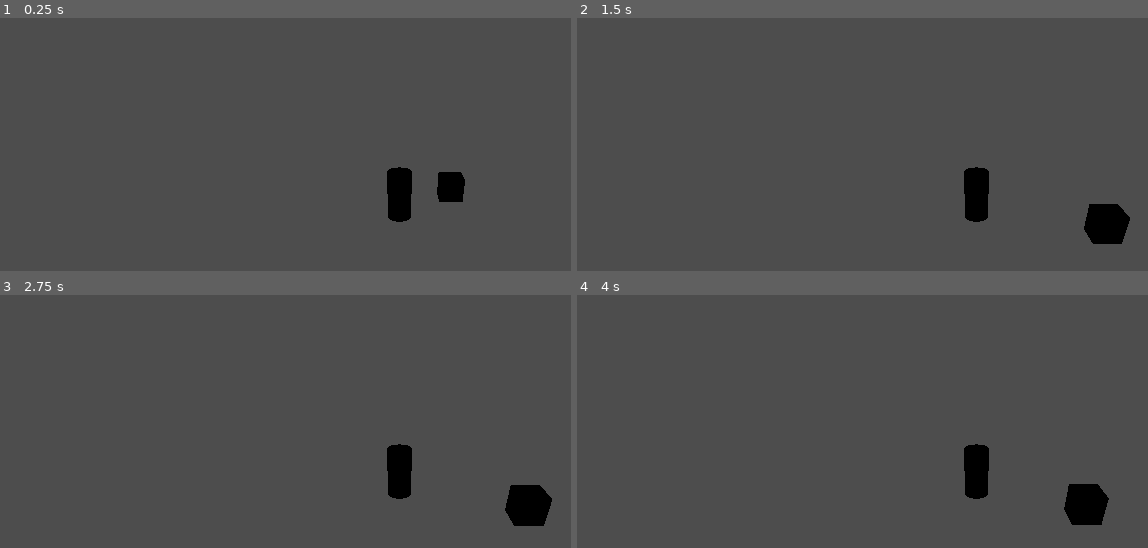
Above: before the commit, frames 1-4 (two rows, left to right).
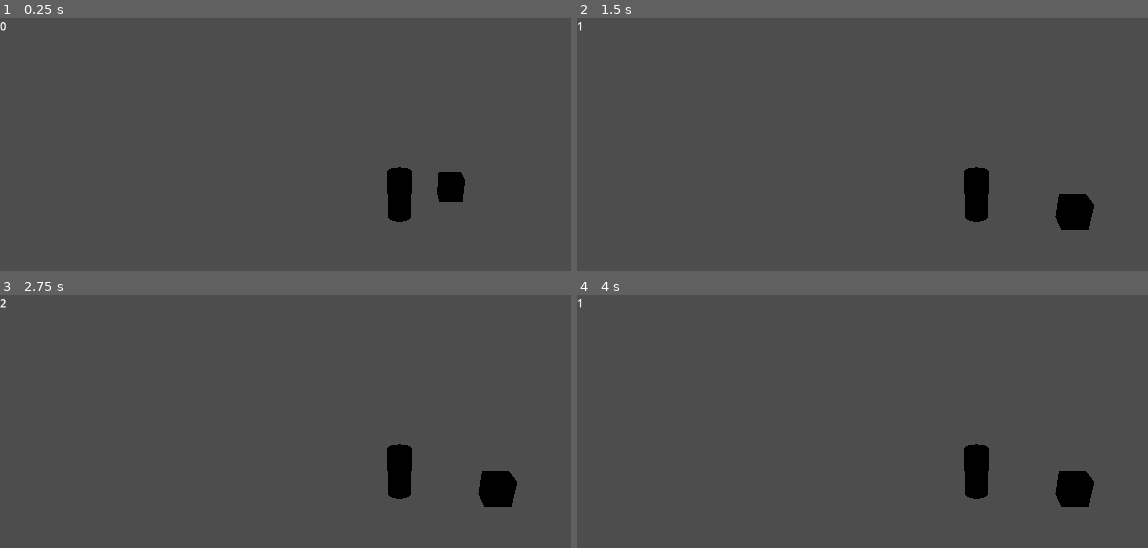
Above: after the commit, the same moments.

Repository: abody2k/of-domes-and-bugs
Game: Godot game, scene res://scenes/main.tscn
The game is run twice, just before and just after one commit, with the same random seed, the same clock (stepped at 60 frames per second) and the same inputs.
Inputs:
- Up to frame 1 (0.25 s): no input
- Up to frame 2 (1.5 s): tap Enter at 0.5 s; hold Space (action) 0.53-1.28 s; tap Space (action) at 1.35 s
- Up to frame 3 (2.75 s): tap Space (action) at 2 s; hold Space (action) from 2.03 s (still down)
- Up to frame 4 (4 s): tap Enter at 2.75 s; release Space (action) at 2.78 s; tap Space (action) at 2.85, 3.5 s; hold Space (action) from 3.53 s (still down)

The runs differ from the first frame. In frame 1, less than 0.1% of the frame differs, in the area x 0-2%, y 1-6%; in frame 2, 1.7%; in frame 3, 1.8%, in the area x 0-97%, y 1-92%; in frame 4, 1.1%.

Commit message:
connected the no. of clicks to the variable, made this variable rests every 3 clicks

Diff:
--- a/scenes/player.tscn
+++ b/scenes/player.tscn
@@ -90,6 +90,23 @@
 grow_vertical = 2
 text = "Exit the game (2 clicks)"
 
+[node name="Control" type="Control" parent="."]
+layout_mode = 3
+anchors_preset = 15
+anchor_right = 1.0
+anchor_bottom = 1.0
+grow_horizontal = 2
+grow_vertical = 2
+
+[node name="clicks" type="RichTextLabel" parent="Control"]
+layout_mode = 1
+anchors_preset = -1
+anchor_right = 0.035
+anchor_bottom = 0.062
+offset_right = -0.32
+offset_bottom = -0.176003
+text = "0"
+
 [connection signal="animation_finished" from="AnimationPlayer" to="." method="_on_animation_player_animation_finished"]
 [connection signal="body_shape_entered" from="hand" to="." method="_on_hand_body_shape_entered"]
 [connection signal="button_down" from="CanvasLayer/Control/playagain" to="." method="_on_playagain_button_down"]
--- a/scripts/player.gd
+++ b/scripts/player.gd
@@ -44,7 +44,7 @@
 			#play the animation and all
 			#reset the number of clicks
 			#resume the process again
-		else:
+		elif Time.get_ticks_msec() - start_clicking_time >= 200:
 			if ui_mode_en:
 				return
 
@@ -55,25 +55,25 @@
 			print("moving in a circle")
 			#start moving in a circle
 			pass
-		pass
-
-
-
 
 
 
 	if Input.is_action_just_released("action"):
 		var time_diff = Time.get_ticks_msec()-last_click
+		print(time_diff)
 		if time_diff <= 200 :
-			if number_of_clicks > 2:
+			if number_of_clicks >= 2:
 				number_of_clicks = 0
+				$Control/clicks.text = "0"
 			else:
 				number_of_clicks+=1
+				$Control/clicks.text = str(number_of_clicks)
 
 			pass
 			#it is an additional click
 		else:
 			number_of_clicks = 0
+			$Control/clicks.text = "0"
 		pass
 
 
@@ -128,6 +128,10 @@
 		#reduce hp
 		#stop the animation of this player
 		$AnimationPlayer.play("idle")
+		playerMode = PLAYER_MODES.IDLE
+		is_handling_input= true
+		number_of_clicks=0
+		$Control/clicks.text = "0"
 		pass
 	pass # Replace with function body.
 
@@ -139,6 +143,7 @@
 			playerMode = PLAYER_MODES.IDLE
 			is_handling_input= true
 			number_of_clicks=0
+			$Control/clicks.text = "0"
 		"death":
 			ui_mode= true
 			$CanvasLayer.visible = true
